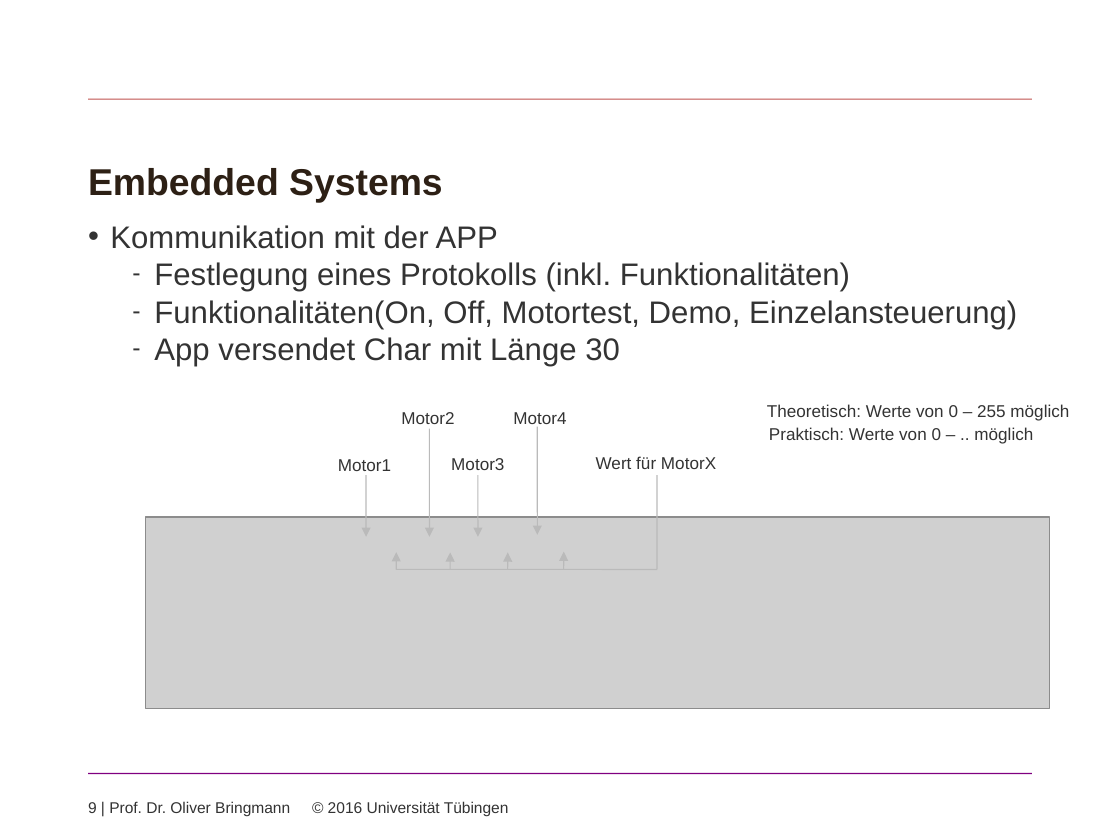
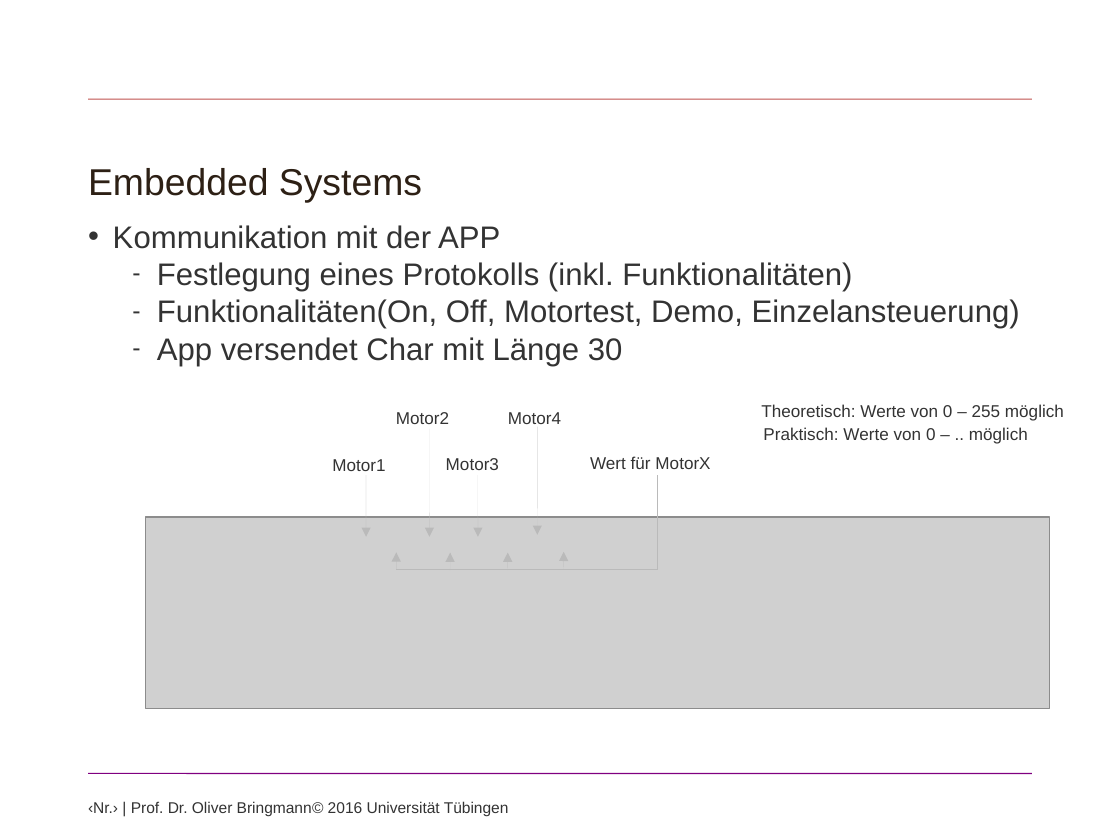
Before and after one commit to speedbyte/ProjectManagement, a slide deck: slide 9 of TeamWebProjectManagement/Praesentation/ProgrammierprojektSS2016.pptx. Drawn at 1120x840 pixels with LibreOffice and Linux fonts; fonts in the diff are those of the drawing; grey boxes stand for pictures; background and template pictures are left out. Boxes give left, top, right and bottom in pixels: in the first picture for what was removed or moved away, otherwise in the second. Text is boxed around its words. In the diff, an @@ line names an element or a change of style, - is before the commit and + after.

```diff
--- a/TeamWebProjectManagement/Praesentation/ProgrammierprojektSS2016.pptx
+++ b/TeamWebProjectManagement/Praesentation/ProgrammierprojektSS2016.pptx
@@ text "Embedded Systems" at (88,168,422,203): bold off @@
@@ text "Kommunikation mit der APP" at (113,225,1020,366): indent changed @@
@@ 7 texts: place and size @@
-7 texts at (338,404,1069,471)
+7 texts at (332,404,1064,471)
@@ freeform shape removed at (429,429,429,538) @@
@@ arrow added from (429, 429) to (429, 536), #BABABA 0.75 pt @@
@@ freeform shape removed at (538,427,538,535) @@
@@ arrow added from (538, 427) to (538, 534), #BABABA 0.75 pt @@
@@ freeform shape removed at (366,475,366,536) @@
@@ arrow added from (366, 475) to (366, 536), #BABABA 0.75 pt @@
@@ freeform shape removed at (478,475,478,536) @@
@@ arrow added from (478, 475) to (478, 536), #BABABA 0.75 pt @@
@@ text at (88,801,509,817): text changed @@
-9 | Prof. Dr. Oliver Bringmann © 2016 Universität Tübingen
+‹Nr.› | Prof. Dr. Oliver Bringmann © 2016 Universität Tübingen
```
Also in this commit, not shown: 26 other slides changed, 6 slides added, 1 slide removed, 9 other files.
